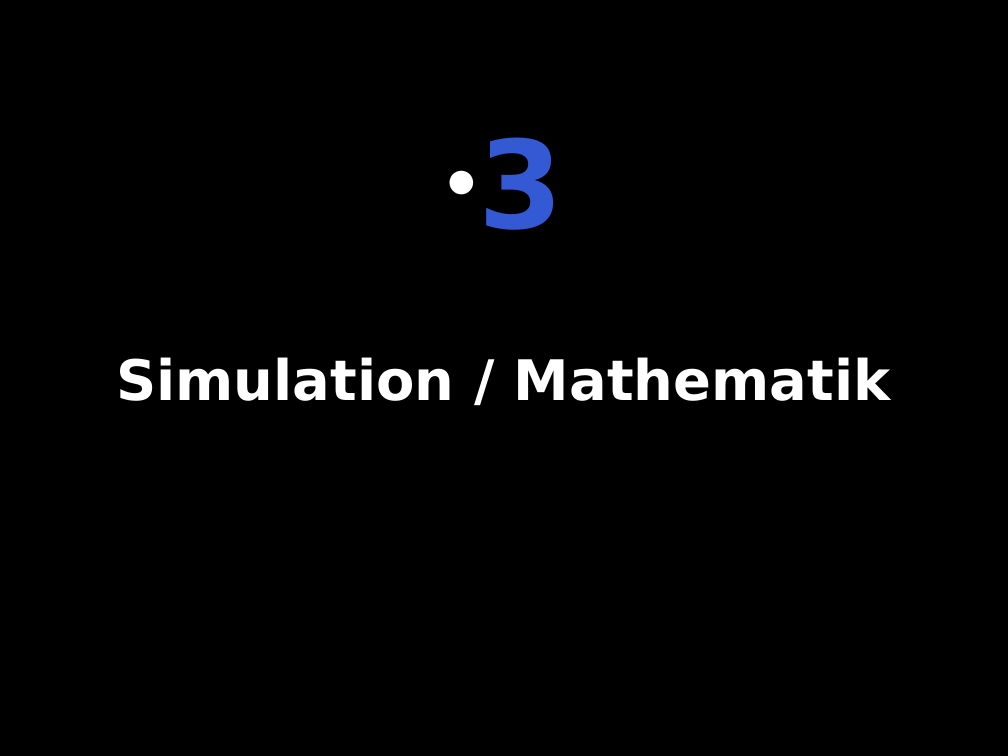
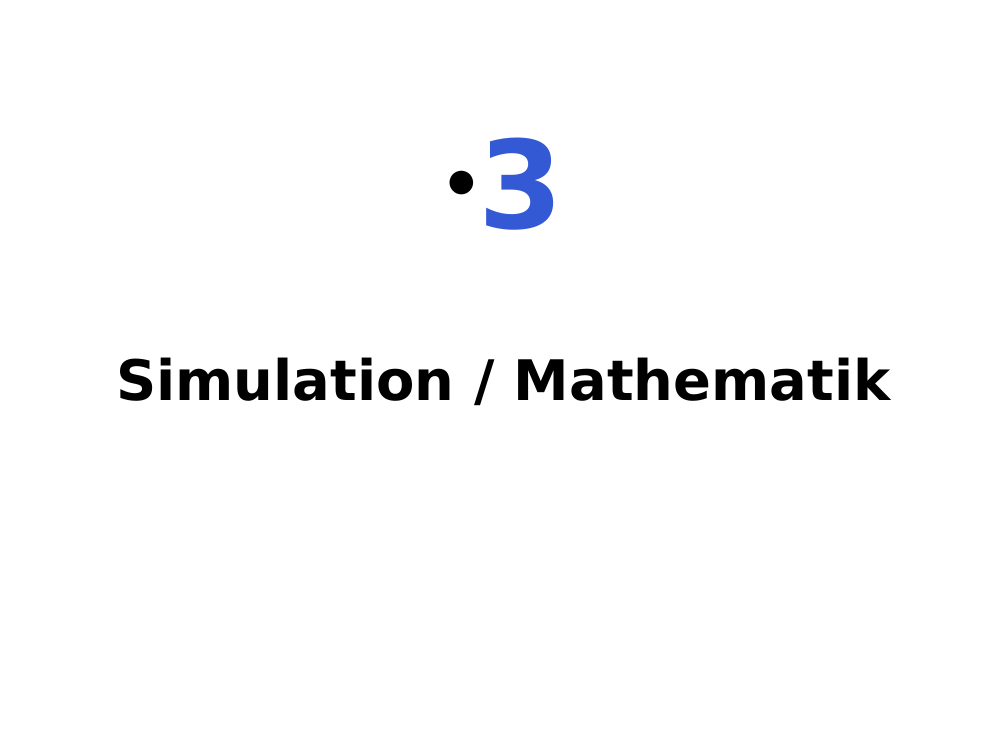
Before and after one commit to te-bachi/SimulationDoc, a slide deck: slide 21 of präsentation/Präsentation_bachi.odp. Drawn at 1008x756 pixels with LibreOffice and Linux fonts; fonts in the diff are those of the drawing. Boxes give left, top, right and bottom in pixels: in the first picture for what was removed or moved away, otherwise in the second. Text is boxed around its words. In the diff, an @@ line names an element or a change of style, - is before the commit and + after.

```diff
--- a/präsentation/Präsentation_bachi.odp
+++ b/präsentation/Präsentation_bachi.odp
@@ background #000000 to #FFFFFF @@
@@ title "Simulation / Mathematik" at [116, 357, 890, 401]: text colour #FFFFFF to #000000 @@
@@ text "3" at [478, 137, 563, 230]: bullet colour #FFFFFF to #000000 @@
```
Also in this commit, not shown: 5 other slides changed, 3 slides added, 8 other files.
